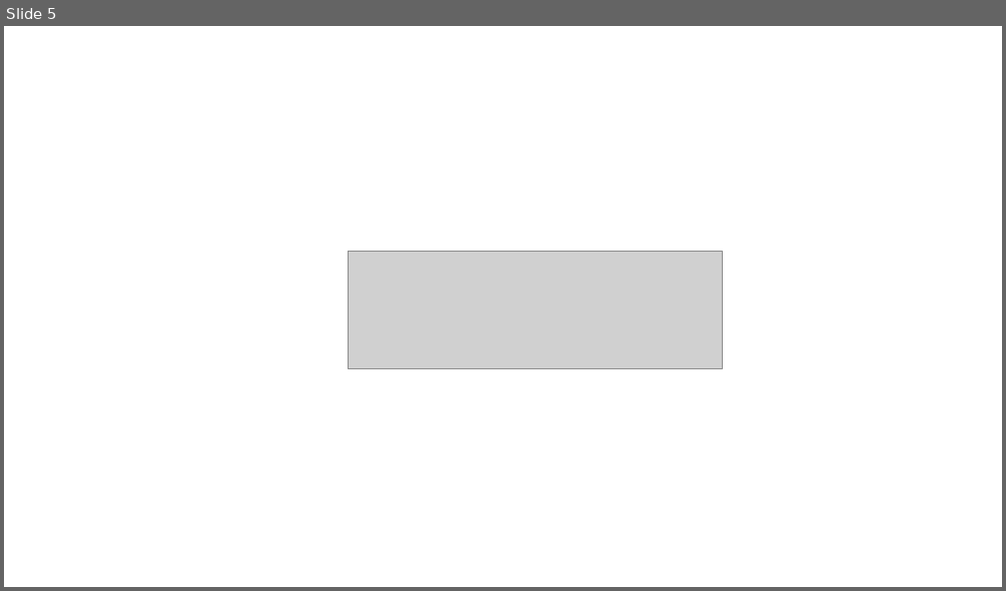
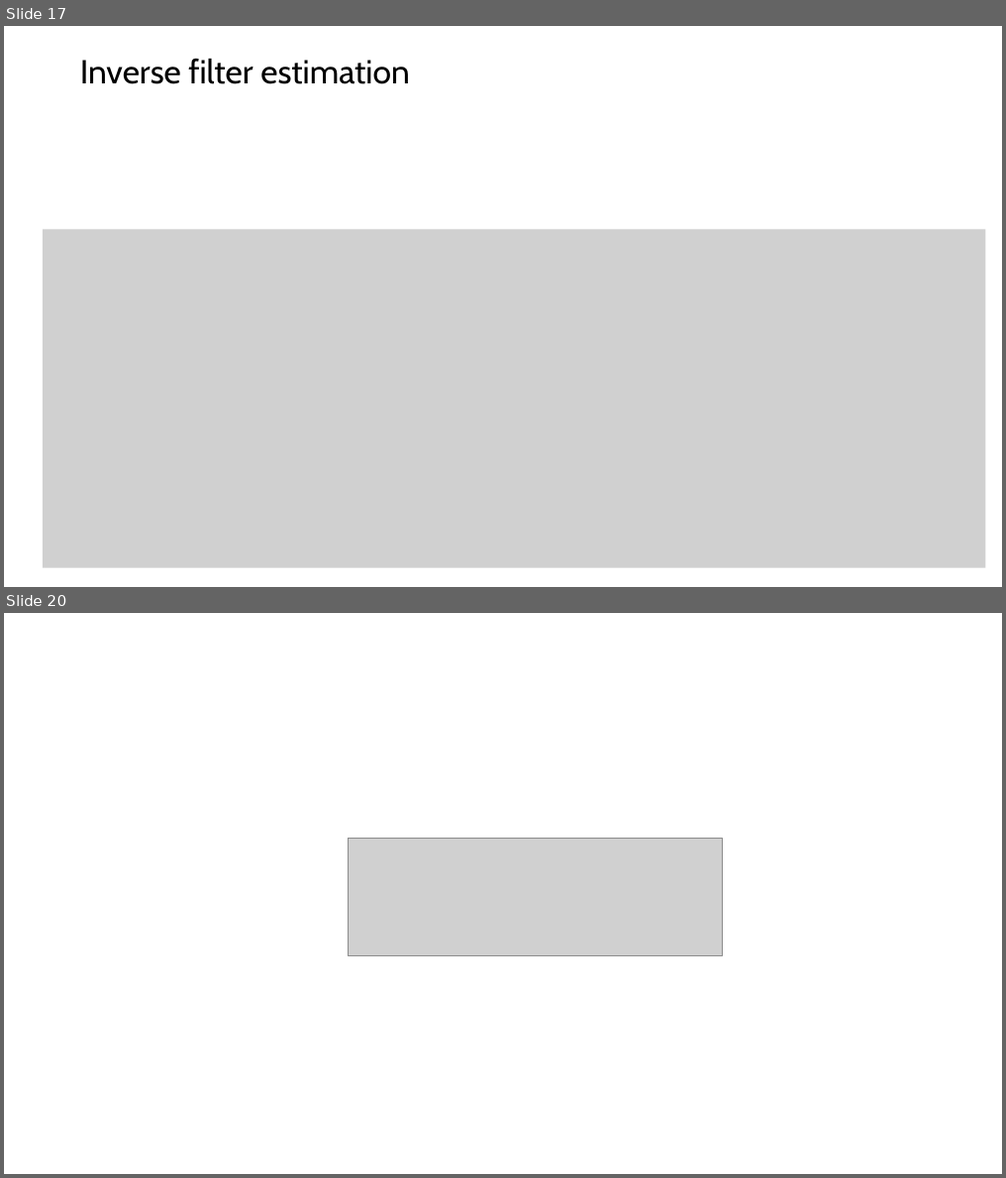
Before and after one commit to shohame/CVPR-2026, a slide deck: Docs/Hearing the Room Through the Shape of the Drum.pptx. Shown one above the other, each under a label of ours: slide 5 before the commit, slides 17 and 20 after it; the slides between them are not shown. The pictures are 1006x591 and 1006x1178 pixels, drawn with LibreOffice and Linux fonts; fonts in the diff are those of the drawing; grey boxes stand for pictures. Boxes give left, top, right and bottom in pixels: in the first picture for what was removed or moved away, otherwise in the second. Text is boxed around its words. In the diff, an @@ line names an element or a change of style, - is before the commit and + after.

```diff
--- a/Docs/Hearing the Room Through the Shape of the Drum.pptx
+++ b/Docs/Hearing the Room Through the Shape of the Drum.pptx
@@ slide 17 added at bbox=[4, 26, 1002, 587], background #FFFFFF @@
@@ title added at bbox=[80, 58, 410, 84], 32 pt, text #000000 @@
+Inverse filter estimation
@@ picture added at bbox=[43, 230, 986, 569] @@
@@ what was slide 5 is now slide 20 @@
```
Also in this commit, not shown: 14 other slides added, 9 other files.
